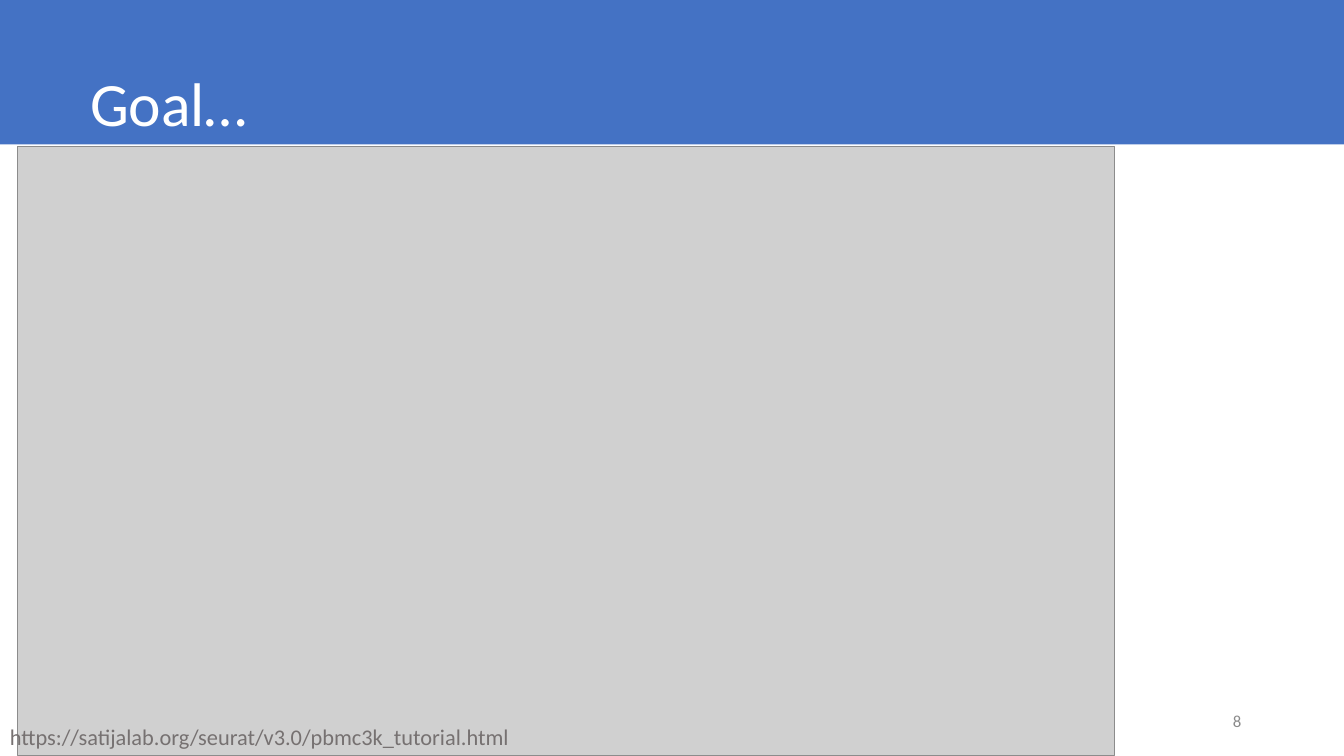
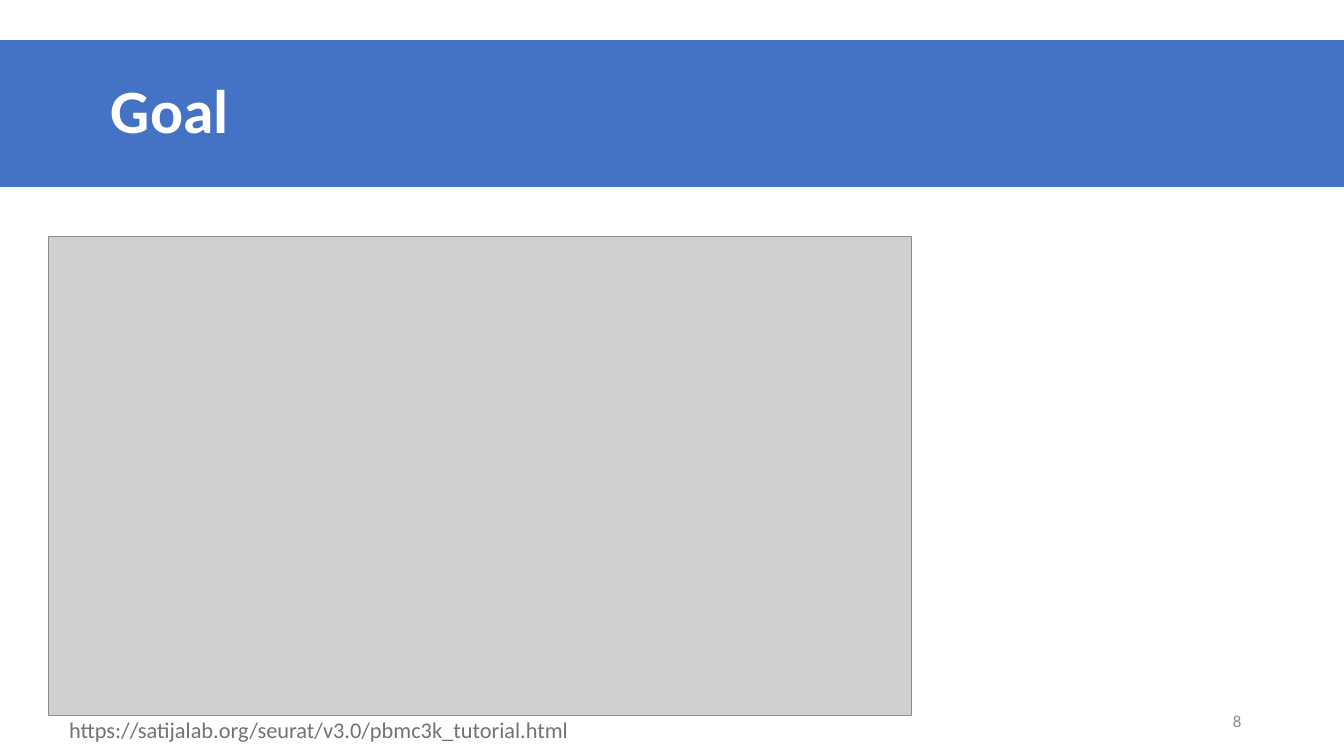
Before and after one commit to datascience-mobi/group-01-project-4-1, a slide deck: slide 8 of K-means clustering.pptx. Drawn at 1344x756 pixels with LibreOffice and Linux fonts; fonts in the diff are those of the drawing; grey boxes stand for pictures. Boxes give left, top, right and bottom in pixels: in the first picture for what was removed or moved away, otherwise in the second. Text is boxed around its words. In the diff, an @@ line names an element or a change of style, - is before the commit and + after.

```diff
--- a/K-means clustering.pptx
+++ b/K-means clustering.pptx
@@ rectangle removed at (0,0,1344,145) @@
@@ title "Goal": place and size @@
-title "Goal" at (90,83,247,127)
+title "Goal" at (0,40,1344,187)
@@ title "Goal" at (0,40,1344,187): vertical alignment top to middle; fill none to #4472C4; outline none to #4472C4 1 pt @@
@@ title at (111,89,229,134): text changed; bold on @@
-Goal…
+Goal
@@ picture: place and size @@
-picture at (17,146,1114,756)
+picture at (48,236,912,716)
@@ text "https://satijalab.org/seurat/v3.0/pbmc3k_tutorial.html" rewrapped from (10,727,509,752) to (69,722,568,742) @@
```
Also in this commit, not shown: 6 other slides changed.
